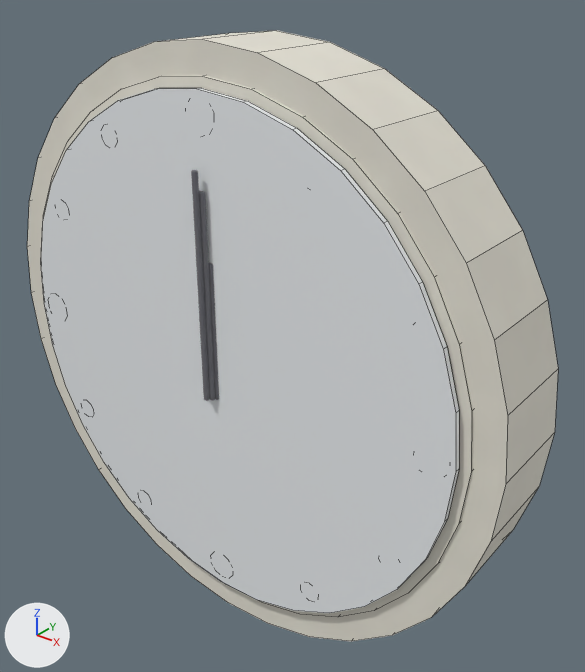
The FBX model art/exports/props/PRP_WallClock.fbx as it was, and as the next commit left it.
Rendered twice from a 50 mm camera at (0.261, -0.29, 0.197) aimed at (0.018, 0.014, 0.009). Lighting does not change. The marker at lower left points along +X, +Y and +Z. The picture after the commit comes second. Mesh edges are drawn as thin lines on the coarser meshes. Where no turn or scale is listed for an object, it has been applied to the vertices.

The older version as bpy lines, for what is in view:
```python
me_cube_001 = bpy.data.meshes.new('Cube.001')
me_cube_001.from_pydata(...)  # 96 vertices, 98 faces; spans x -0.0035..0.0035, y -0.0013..0.0013, z -0.015..0.095
me_cube_001.materials.append(mat_mat_props_small_atlas)  # picture img_tex_mat_props_small_atlas_bc_png
me_cylinder = bpy.data.meshes.new('Cylinder')
me_cylinder.from_pydata(...)  # 368 vertices, 212 faces; spans x -0.16..0.16, y -0.029..0.026, z -0.16..0.16
me_cylinder.materials.append(mat_mat_props_small_atlas)  # picture img_tex_mat_props_small_atlas_bc_png
me_cylinder_014 = bpy.data.meshes.new('Cylinder.014')
me_cylinder_014.from_pydata(...)  # a 32-sided cylinder along y spanning x -0.14..0.14, y -0.002..0.002, z -0.14..0.14
me_cylinder_014.materials.append(mat_mat_glass_set)  # white #edf1f3
ob_clock_body = bpy.data.objects.new('Clock_Body', me_cylinder)
ob_clock_body.location = (0.0, 0.0, 0.0)
ob_clock_glass = bpy.data.objects.new('Clock_Glass', me_cylinder_014)
ob_clock_glass.location = (0.0, -0.0285, 0.0)
ob_clock_hand_m = bpy.data.objects.new('Clock_Hand_M', me_cube_001)
ob_clock_hand_m.location = (0.0, -0.032, 0.0)
# also in view: 'Clock_Hand_S' at (0.0, -0.034, 0.045)
```
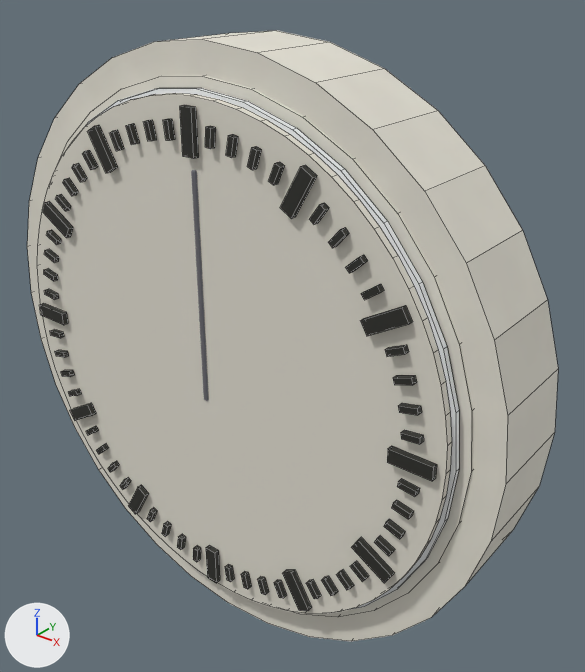
Location of each change, (x1, y1, x2, y2) in pixels of the pictures (585 x 672 px):
```json
{"part": 1, "of": "me_cylinder", "change": "added", "after": [37, 93, 452, 614]}
{"part": 2, "of": "me_cylinder", "change": "added", "after": [180, 105, 199, 158], "on screen": "black"}
{"part": 3, "of": "me_cylinder", "change": "added", "after": [387, 446, 437, 481], "on screen": "black"}
{"part": 4, "of": "me_cylinder", "change": "added", "after": [206, 545, 220, 583], "on screen": "black"}
{"part": 5, "of": "me_cylinder", "change": "added", "after": [40, 303, 68, 325]}
{"part": 6, "of": "me_cylinder", "change": "added", "after": [42, 119, 423, 611]}
{"object": "Clock_Glass", "change": "unchanged, covered by the edit", "before": [41, 88, 459, 613], "after": [86, 88, 459, 613]}
```

The change, as JSON lines over the scene's bpy script:
```json
{"op": "add", "block": "mat_mat_mv_clockface", "code": ["mat_mat_mv_clockface = principled_material('MAT_MV_ClockFace')", "mat_mat_mv_clockface.base_color = (0.77, 0.74, 0.65)  # light grey #e3dfd3", "mat_mat_mv_clockface.roughness = 0.85"]}
{"op": "add", "block": "mat_mat_mv_ink", "code": ["mat_mat_mv_ink = principled_material('MAT_MV_Ink')", "mat_mat_mv_ink.base_color = (0.025, 0.025, 0.02)  # black #2c2c27", "mat_mat_mv_ink.roughness = 0.7"]}
{"block": "me_cylinder", "where": "# used by ob_clock_body; location = (0.0, 0.0, 0.0)"}
{"op": "remove", "block": "me_cylinder", "code": "me_cylinder.from_pydata(...)  # 368 vertices, 212 faces; spans x -0.16..0.16, y -0.029..0.026, z -0.16..0.16"}
{"op": "add", "block": "me_cylinder", "code": "me_cylinder.from_pydata(...)  # 976 vertices, 638 faces; spans x -0.16..0.16, y -0.038..0.026, z -0.16..0.16"}
{"block": "me_cylinder", "change": "me_cylinder part 1: a new loose piece, a 64-sided cylinder along y spanning x -0.1376..0.1376, y -0.034..-0.03, z -0.1376..0.1376, in mat_mat_mv_clockface (light grey #e3dfd3)"}
{"block": "me_cylinder", "change": "me_cylinder part 2: a new loose piece, a box spanning x -0.0035..0.0035, y -0.0375..-0.0345, z 0.1115..0.1335, in mat_mat_mv_ink (black #2c2c27)"}
{"block": "me_cylinder", "change": "me_cylinder part 3: a new loose piece, a box spanning x 0.1115..0.1335, y -0.0375..-0.0345, z -0.0035..0.0035, in mat_mat_mv_ink (black #2c2c27)"}
{"block": "me_cylinder", "change": "me_cylinder part 4: a new loose piece, a box spanning x -0.0035..0.0035, y -0.0375..-0.0345, z -0.1335..-0.1115, in mat_mat_mv_ink (black #2c2c27)"}
{"block": "me_cylinder", "change": "me_cylinder part 5: a new loose piece, a box spanning x -0.1335..-0.1115, y -0.0375..-0.0345, z -0.0035..0.0035, in mat_mat_mv_ink (black #2c2c27)"}
{"block": "me_cylinder", "change": "me_cylinder part 6: 448 vertices added at x -0.126..0.126, y -0.038..-0.034, z -0.126..0.126"}
{"op": "add", "block": "me_cylinder", "code": "me_cylinder.materials.append(mat_mat_mv_clockface)  # light grey #e3dfd3"}
{"op": "add", "block": "me_cylinder", "code": "me_cylinder.materials.append(mat_mat_mv_ink)  # black #2c2c27"}
```
